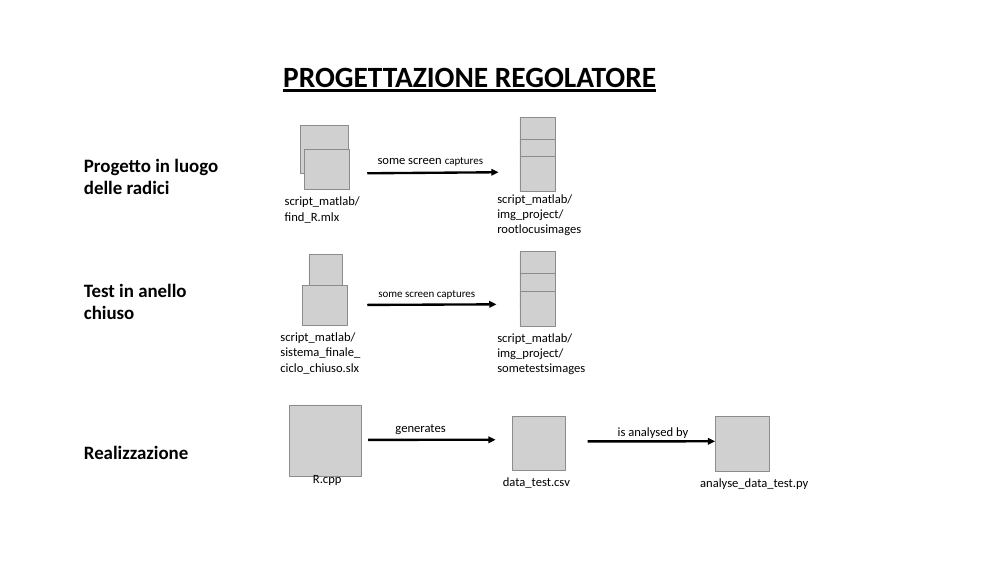
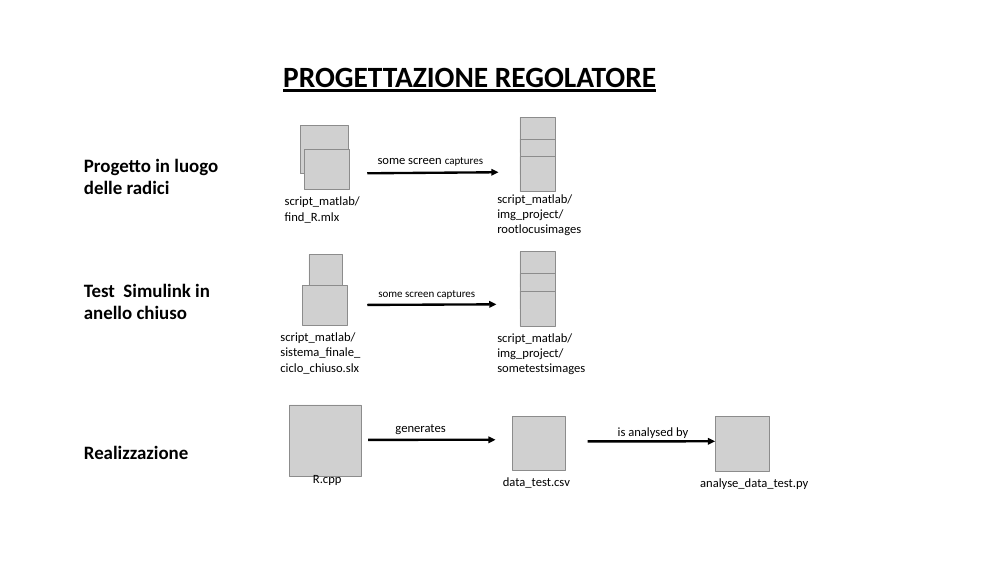
Before and after one commit to PasqualeC5/calibrazione, a slide deck: slide 3 of RESUME_FILE.pptx. Drawn at 1008x567 pixels with LibreOffice and Linux fonts; fonts in the diff are those of the drawing; grey boxes stand for pictures. Boxes give left, top, right and bottom in pixels: in the first picture for what was removed or moved away, otherwise in the second. Text is boxed around its words. In the diff, an @@ line names an element or a change of style, - is before the commit and + after.

Commit message:
Francesco's push 04-01 14:20

```diff
--- a/RESUME_FILE.pptx
+++ b/RESUME_FILE.pptx
@@ text at bbox=[84, 283, 210, 319]: text changed @@
-Test in anello chiuso
+Test Simulink in anello chiuso
```
